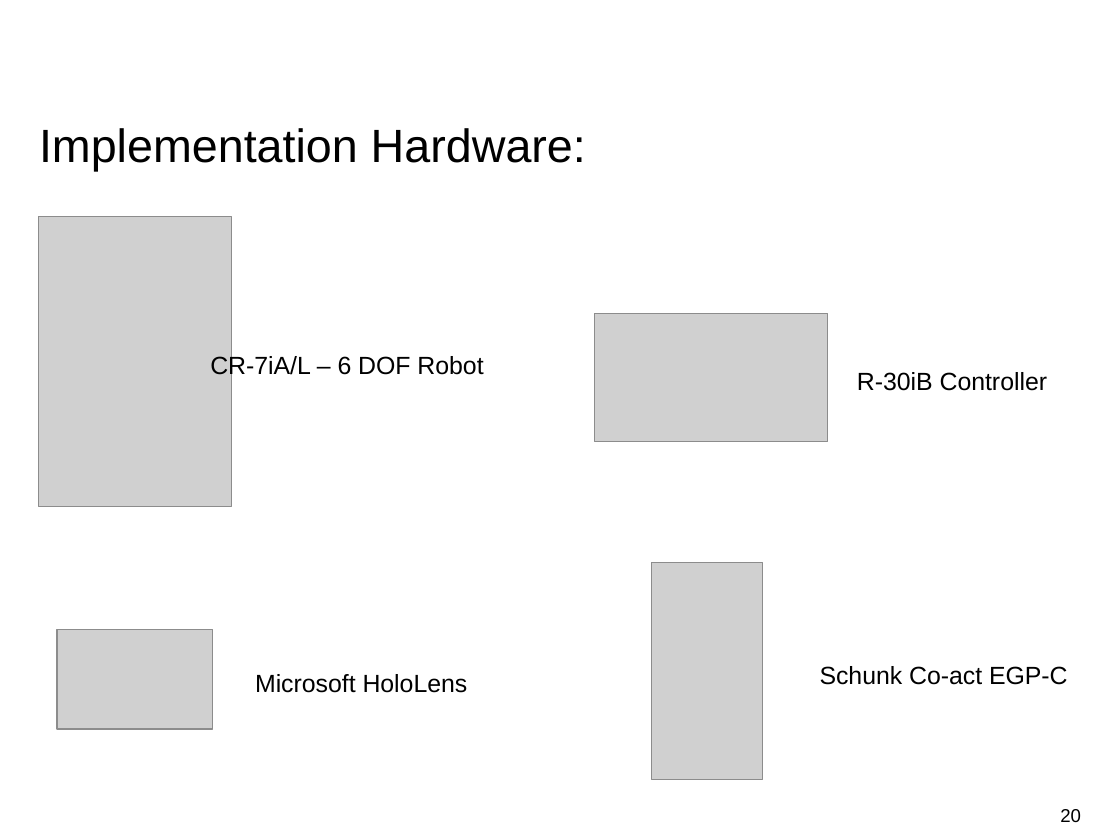
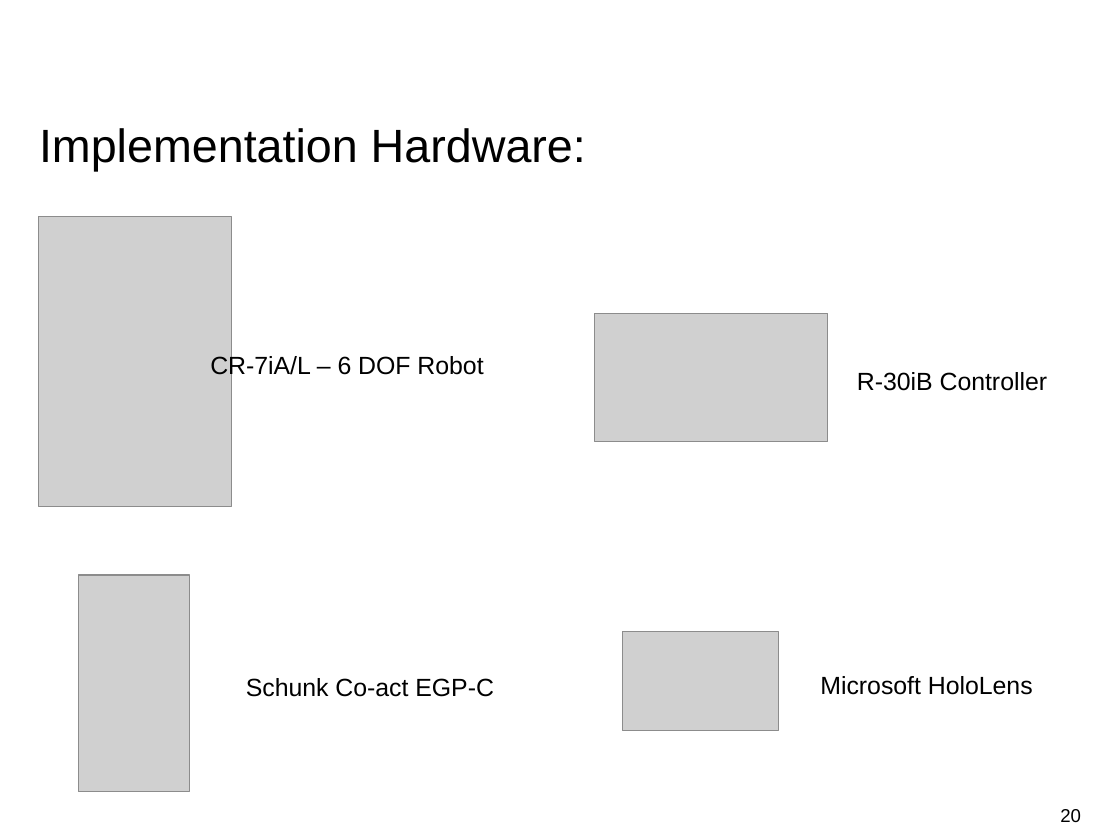
Before and after one commit to EricVoll/PARRHI, a slide deck: slide 20 of 05_Presentation/PARRHIPresentationv2.pptx. Drawn at 1120x840 pixels with LibreOffice and Linux fonts; fonts in the diff are those of the drawing; grey boxes stand for pictures; background and template pictures are left out. Boxes give left, top, right and bottom in pixels: in the first picture for what was removed or moved away, otherwise in the second. Text is boxed around its words. In the diff, an @@ line names an element or a change of style, - is before the commit and + after.

```diff
--- a/05_Presentation/PARRHIPresentationv2.pptx
+++ b/05_Presentation/PARRHIPresentationv2.pptx
@@ picture: place and size @@
-picture at bbox=[652, 562, 763, 780]
+picture at bbox=[78, 575, 189, 792]
@@ picture: place and size @@
-picture at bbox=[57, 629, 213, 729]
+picture at bbox=[623, 632, 778, 731]
@@ text "Schunk Co-act EGP-C": place and size @@
-text "Schunk Co-act EGP-C" at bbox=[820, 666, 1068, 685]
+text "Schunk Co-act EGP-C" at bbox=[246, 678, 494, 697]
@@ text "Microsoft HoloLens": place and size @@
-text "Microsoft HoloLens" at bbox=[255, 674, 468, 693]
+text "Microsoft HoloLens" at bbox=[820, 676, 1033, 695]
```
Also in this commit, not shown: 3 other slides changed, 25 other files.
